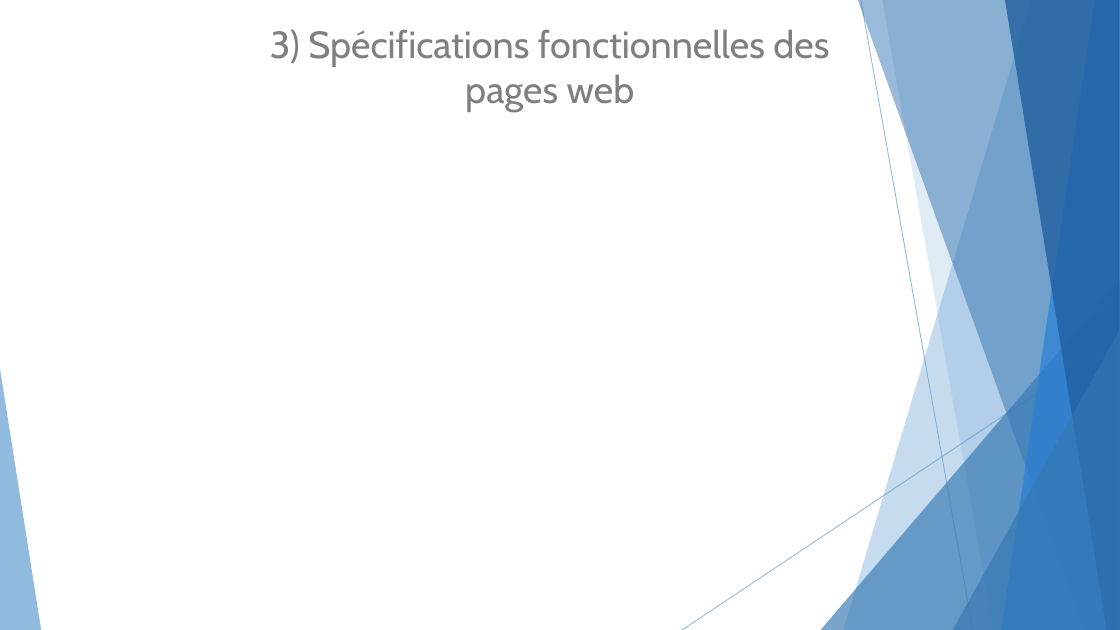
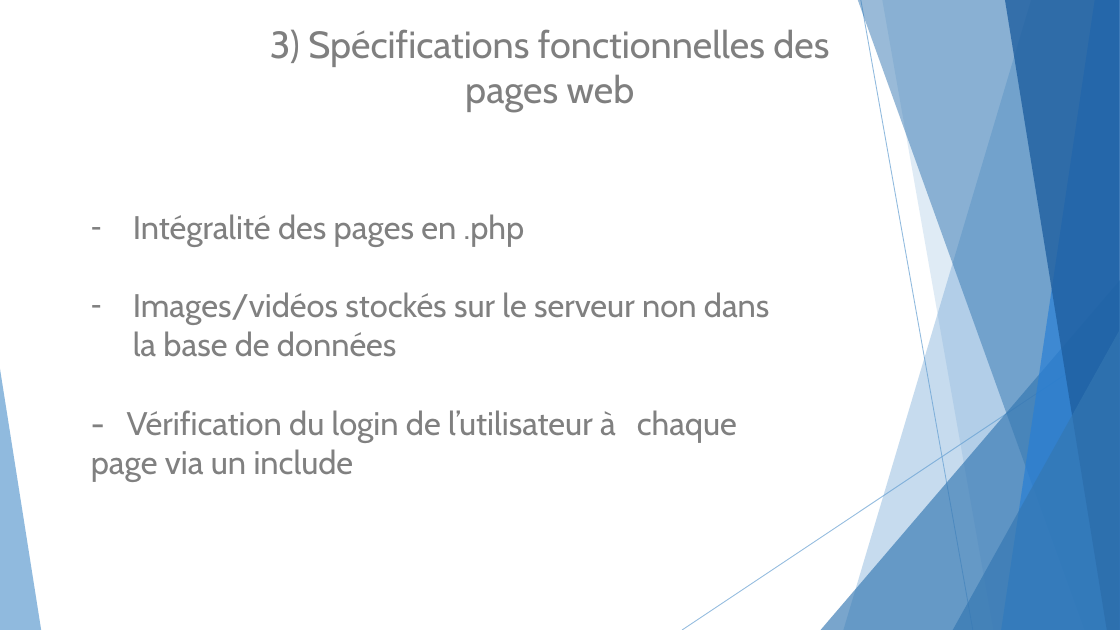
Before and after one commit to HugoFerreiraDosSantos/Projet-Piscine, a slide deck: slide 8 of Oral 05-05.pptx. Drawn at 1120x630 pixels with LibreOffice and Linux fonts; fonts in the diff are those of the drawing. Boxes give left, top, right and bottom in pixels: in the first picture for what was removed or moved away, otherwise in the second. Text is boxed around its words. In the diff, an @@ line names an element or a change of style, - is before the commit and + after.

```diff
--- a/Oral 05-05.pptx
+++ b/Oral 05-05.pptx
@@ text added at bbox=[91, 214, 770, 482], 28 pt, text #808080 @@
+– Intégralité des pages en .php
+– Images/vidéos stockés sur le serveur non dans la base de données
+- Vérification du login de l’utilisateur à chaque page via un include
```
Also in this commit, not shown: 2 other slides changed, 22 other files.
